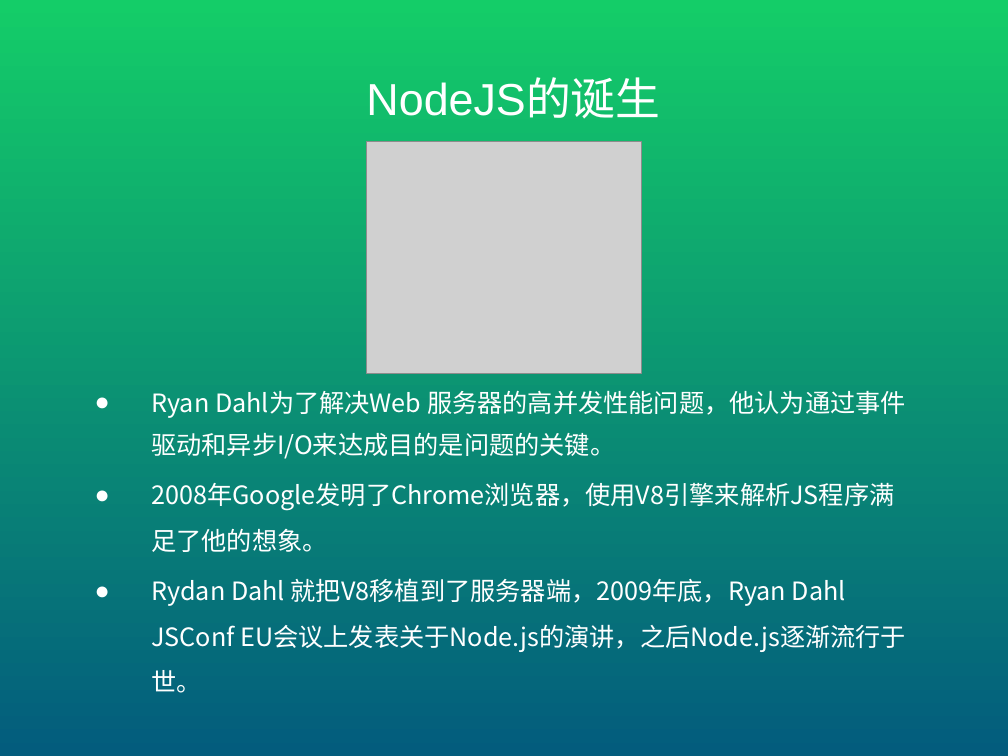
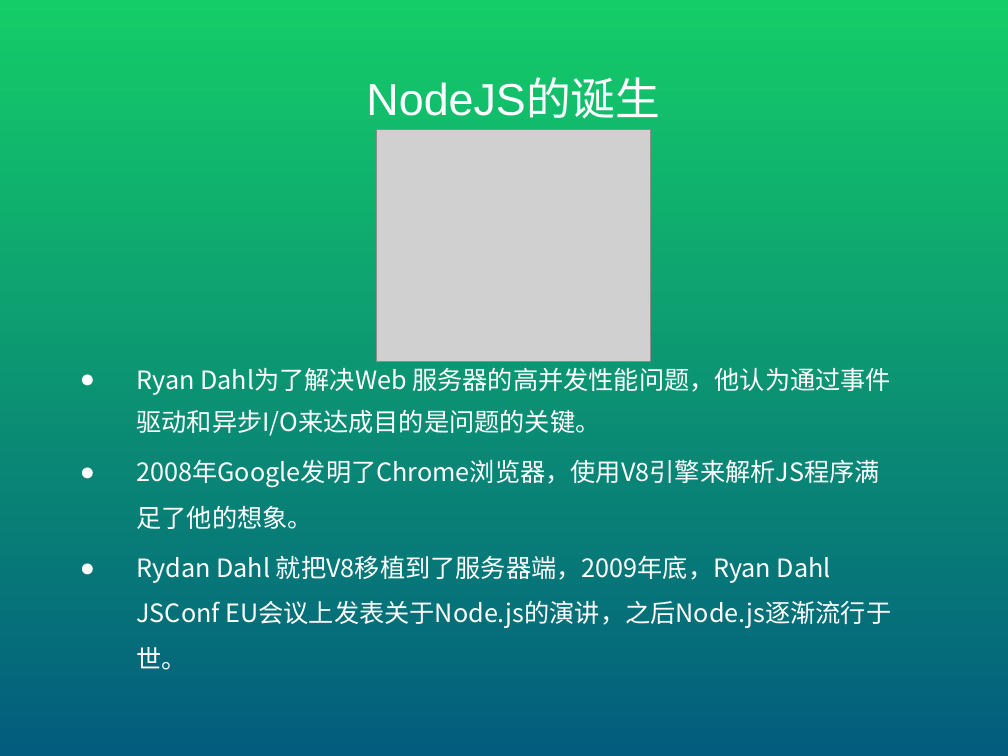
Before and after one commit to mopacha/course, a slide deck: slide 3 of ppt/聊一下NodeJS.pptx. Drawn at 1008x756 pixels with LibreOffice and Linux fonts; fonts in the diff are those of the drawing; grey boxes stand for pictures. Boxes give left, top, right and bottom in pixels: in the first picture for what was removed or moved away, otherwise in the second. Text is boxed around its words. In the diff, an @@ line names an element or a change of style, - is before the commit and + after.

```diff
--- a/ppt/聊一下NodeJS.pptx
+++ b/ppt/聊一下NodeJS.pptx
@@ picture: place and size @@
-picture at <box>367,141,641,373</box>
+picture at <box>376,129,650,361</box>
@@ subtitle "Ryan Dahl为了解决Web 服务器的高并发性能问题，他认为通过事件驱动和异步I/O来达成目的是问题的关键。": place and size @@
-subtitle "Ryan Dahl为了解决Web 服务器的高并发性能问题，他认为通过事件驱动和异步I/O来达成目的是问题的关键。" at <box>151,390,906,693</box>
+subtitle "Ryan Dahl为了解决Web 服务器的高并发性能问题，他认为通过事件驱动和异步I/O来达成目的是问题的关键。" at <box>136,368,891,670</box>
```
Also in this commit, not shown: 3 other slides changed, 2 slides added, 1 slide removed.
